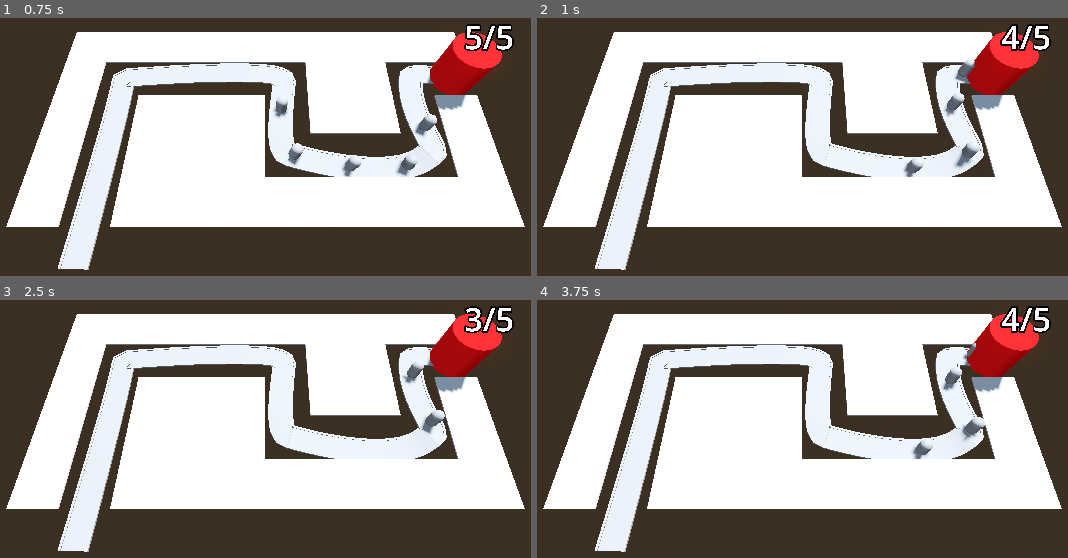
Above: before the commit, frames 1-4 (two rows, left to right).
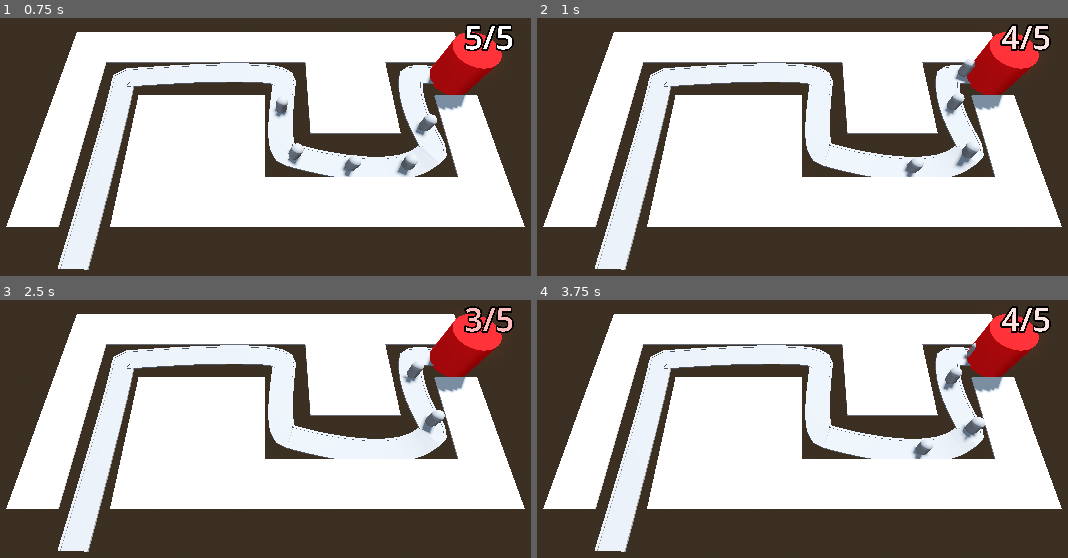
Above: after the commit, the same moments.

Repository: EsbenNyboe/TowerDefense
Game: Godot game, scene res://BaseLevel.tscn
Same seed, same stepped clock (60 frames per second), same inputs: the game is played once before the commit and once after it.
Inputs:
- Up to frame 1 (0.75 s): no input
- Up to frame 2 (1 s): no input
- Up to frame 3 (2.5 s): no input
- Up to frame 4 (3.75 s): no input

Frame 1 is identical in both runs. In frame 2, 0.3% of the frame differs, in the area x 87-97%, y 3-13%; in frame 3, 0.3%; in frame 4, 0.3%.

Commit message:
Color-lerp, float-casting

Diff:
--- a/barbarianblaster/Base/base.gd
+++ b/barbarianblaster/Base/base.gd
@@ -7,6 +7,7 @@
 	set(value):
 		health = value
 		label_3d.text = str(health) + "/" + str(max_health)
+		label_3d.modulate = Color.RED.lerp(Color.WHITE, float(health) / float(max_health))
 		if health < 1:
 			get_tree().reload_current_scene()
 
--- a/barbarianblaster/BaseLevel.tscn
+++ b/barbarianblaster/BaseLevel.tscn
@@ -102,7 +102,7 @@
 progress = 5.0
 
 [node name="Enemy3" parent="Path3D" instance=ExtResource("2_5x8ra")]
-transform = Transform3D(0.999827, 0, -0.0177491, 0, 0.99999, 0, 0.0177491, 0, 0.999832, -13.7251, 0, 9.0038)
+transform = Transform3D(0.999827, 0, -0.0177491, 0, 0.99999, 0, 0.017749, 0, 0.999832, -13.7251, 0, 9.0038)
 progress = 10.0
 
 [node name="Enemy4" parent="Path3D" instance=ExtResource("2_5x8ra")]
